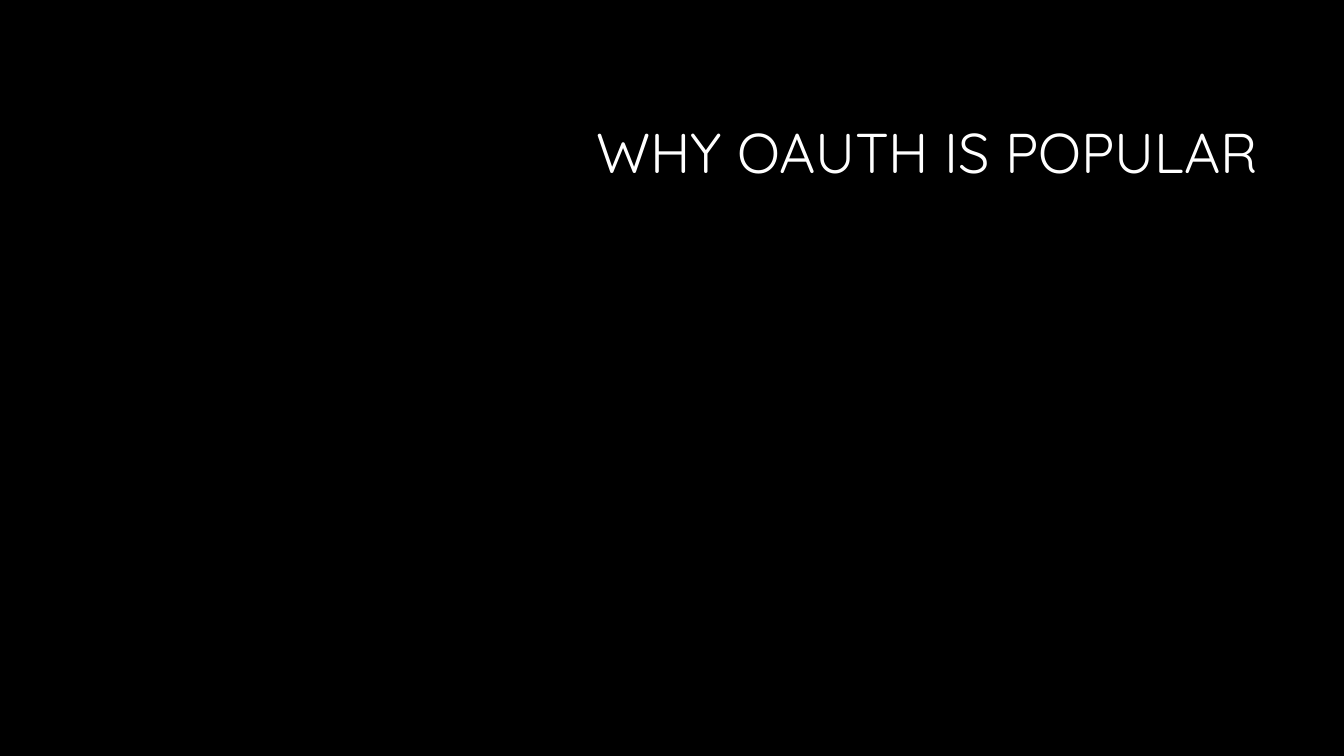
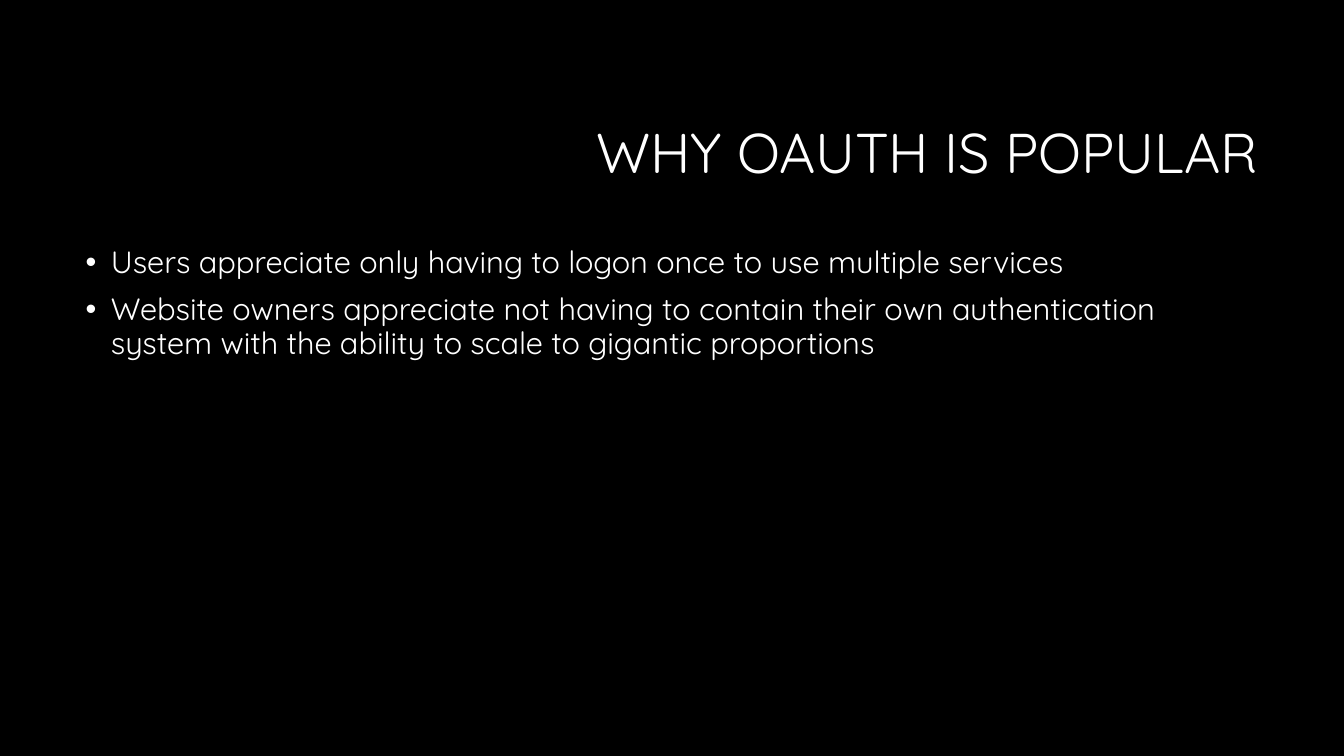
Before and after one commit to dtarvin/web-420, a slide deck: slide 7 of week-9/tarvin-presentation-9.1.pptx (slide 6 before the commit). Drawn at 1344x756 pixels with LibreOffice and Linux fonts; fonts in the diff are those of the drawing; background and template pictures are left out. Boxes give left, top, right and bottom in pixels: in the first picture for what was removed or moved away, otherwise in the second. Text is boxed around its words. In the diff, an @@ line names an element or a change of style, - is before the commit and + after.

```diff
--- a/week-9/tarvin-presentation-9.1.pptx
+++ b/week-9/tarvin-presentation-9.1.pptx
@@ text added at (x1=111, y1=250, x2=1155, y2=360), 22 pt, text #FFFFFF @@
+• Users appreciate only having to logon once to use multiple services
+• Website owners appreciate not having to contain their own authentication system with the ability to scale to gigantic proportions
```
Also in this commit, not shown: 5 other slides changed, 2 slides added, 1 slide removed, 18 other files.
